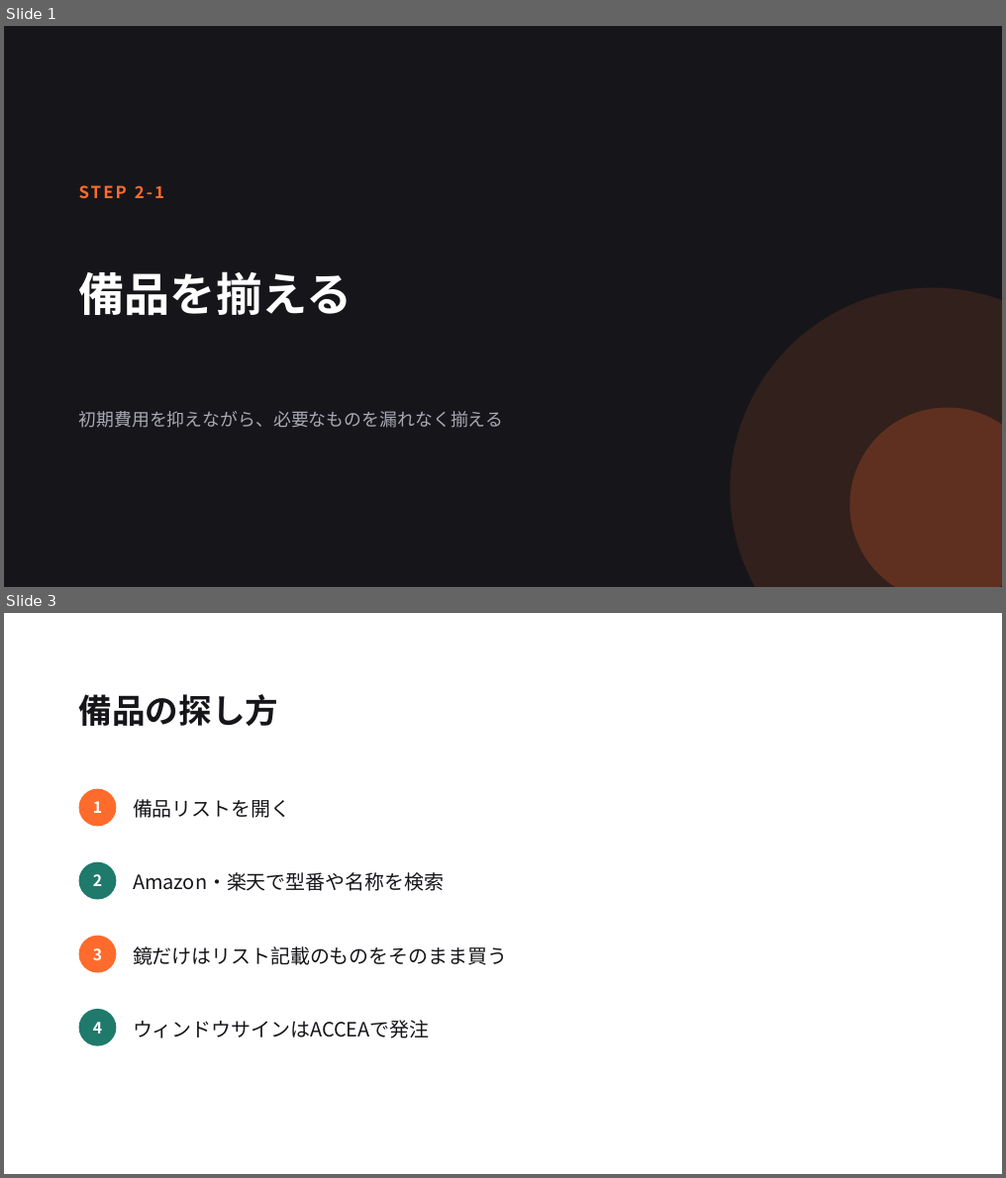
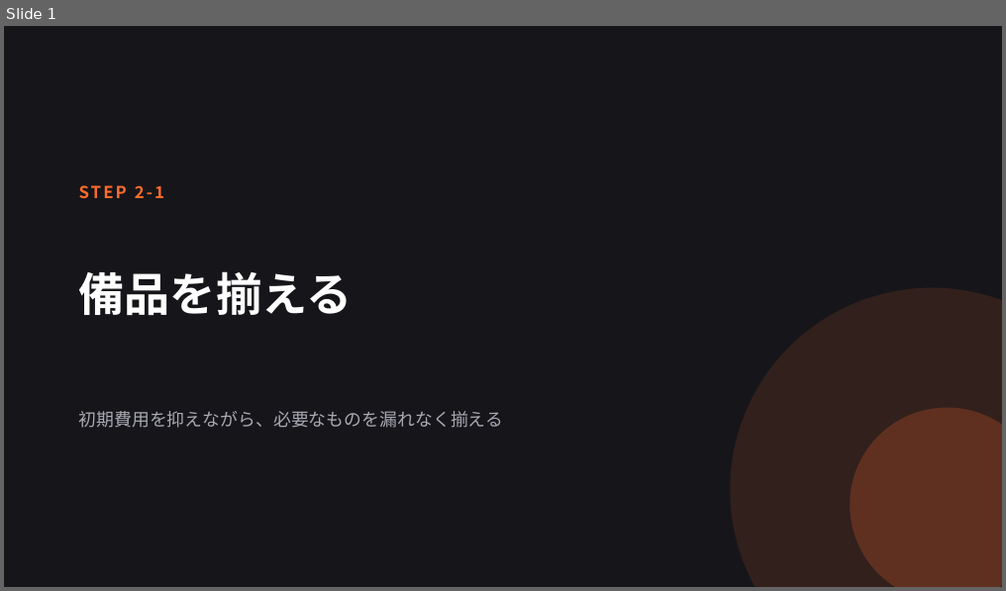
Before and after one commit to sou1104pc-ops/task-matrix, a slide deck: slides/11_備品を揃える.pptx. Shown one above the other, each under a label of ours: slides 1 and 3 before the commit, slide 1 after it; the slides between them are not shown. The pictures are 1006x1178 and 1006x591 pixels, drawn with LibreOffice and Linux fonts; fonts in the diff are those of the drawing. Boxes give left, top, right and bottom in pixels: in the first picture for what was removed or moved away, otherwise in the second. Text is boxed around its words. In the diff, an @@ line names an element or a change of style, - is before the commit and + after.

```diff
--- a/slides/11_備品を揃える.pptx
+++ b/slides/11_備品を揃える.pptx
@@ slide 3 removed at box(4, 613, 1002, 1174), background #FFFFFF @@
@@ text removed at box(79, 694, 279, 726) @@
-備品の探し方
@@ ellipse removed at box(79, 789, 116, 827) @@
@@ text removed at box(93, 801, 102, 813) @@
-1
@@ text removed at box(133, 799, 290, 818) @@
-備品リストを開く
@@ ellipse removed at box(79, 862, 116, 900) @@
@@ text removed at box(93, 874, 102, 886) @@
-2
@@ text removed at box(133, 872, 444, 891) @@
-Amazon・楽天で型番や名称を検索
@@ ellipse removed at box(79, 936, 116, 973) @@
@@ text removed at box(93, 949, 102, 960) @@
-3
@@ text removed at box(133, 947, 507, 965) @@
-鏡だけはリスト記載のものをそのまま買う
@@ ellipse removed at box(79, 1009, 116, 1047) @@
@@ text removed at box(93, 1022, 102, 1034) @@
-4
@@ text removed at box(133, 1020, 429, 1039) @@
-ウィンドウサインはACCEAで発注
```
Also in this commit, not shown: 2 slides changed, 22 slides added, 2 other slides removed, 19 other files.
